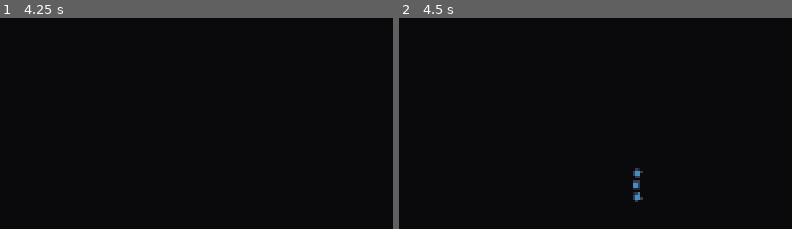
Above: before the commit, frames 1-2 (left to right).
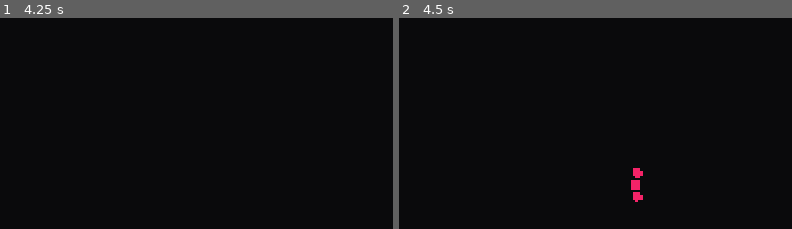
Above: after the commit, the same moments.

Repository: SinaMajdieh/boss-room
Game: Godot game, scene res://scenes/boss_test.tscn
Two runs of this game, one before a commit and one after it. Both use one fixed random seed, a clock stepped at 60 frames per second and the inputs below. This scene is started directly instead of the project's main scene. The engine's default icon, where the game draws it, is replaced by a stand-in: a white triangle on a blue panel in a dark square.
Inputs (mouse positions are % of the whole screen's width and height, from its top left):
- Up to frame 1 (4.25 s): tap Enter at 0.5, 2 s; move the mouse to (73, 48) at 0.52 s; hold D (move_right) 0.53-2.03 s; right-click (73, 48) at 0.6 s; tap Space (jump) at 0.77, 1.25, 1.52, 3.02, 3.77 s; move the mouse to (30, 59) at 1.27 s; click (30, 59) at 1.35 s; move the mouse to (61, 30) at 2.02 s; hold A (move_left) 2.03-2.78 s; hold Tab (cycle_attack) 2.03-2.78 s; move the mouse to (46, 75) at 2.77 s; hold D (move_right) from 2.78 s (still down); tap Shift (dash) at 2.85 s; move the mouse to (81, 69) at 3.52 s; hold Ctrl (lock) from 3.53 s (still down)
- Up to frame 2 (4.5 s): move the mouse to (20, 37) at 4.27 s; release D (move_right) at 4.28 s; release Ctrl (lock) at 4.28 s; hold A (move_left) from 4.28 s (still down); tap Right (shoot) at 4.35 s
The pictures show only the part of the screen within x 28-78%, y 50-100%; the shares and areas given below are measured in that part.

Frame 1 is identical in both runs. In frame 2, 0.3% of the frame differs, in the area x 59-63%, y 71-88%.

Commit message:
added simple sprites for bullets and added bullet collision with environment

Diff:
--- a/scenes/bullet/player_base_bullet.tscn
+++ b/scenes/bullet/player_base_bullet.tscn
@@ -1,7 +1,7 @@
 [gd_scene format=3 uid="uid://cd37l1vht40qa"]
 
 [ext_resource type="Script" uid="uid://ujfgegord43b" path="res://scripts/bullet/base_bullet.gd" id="1_3q2vn"]
-[ext_resource type="Texture2D" uid="uid://cukso4rdmf0aw" path="res://assets/icon.svg" id="2_trfdq"]
+[ext_resource type="Texture2D" uid="uid://dolk7yyk04tj1" path="res://assets/sprites/bullets/base_bullet.png" id="2_o82xt"]
 
 [sub_resource type="RectangleShape2D" id="RectangleShape2D_y25gk"]
 size = Vector2(30, 6)
@@ -12,9 +12,7 @@
 script = ExtResource("1_3q2vn")
 
 [node name="Icon" type="Sprite2D" parent="." unique_id=656665598]
-scale = Vector2(0.3, 0.3)
-texture = ExtResource("2_trfdq")
-region_enabled = true
+texture = ExtResource("2_o82xt")
 region_rect = Rect2(0, 0, 100, 20)
 
 [node name="CollisionShape2D" type="CollisionShape2D" parent="." unique_id=1646836112]
--- a/scenes/bullet/player_charged_bullet_charged.tscn
+++ b/scenes/bullet/player_charged_bullet_charged.tscn
@@ -1,10 +1,10 @@
 [gd_scene format=3 uid="uid://wr48uowejft3"]
 
 [ext_resource type="Script" uid="uid://cef8cv220o1d5" path="res://scripts/bullet/charge_bullet.gd" id="1_rm2aw"]
-[ext_resource type="Texture2D" uid="uid://cukso4rdmf0aw" path="res://assets/icon.svg" id="2_jow84"]
+[ext_resource type="Texture2D" uid="uid://dwjihhmkeyql4" path="res://assets/sprites/bullets/charged_bullet.png" id="2_rm2aw"]
 
 [sub_resource type="CircleShape2D" id="CircleShape2D_bnjno"]
-radius = 17.262676
+radius = 16.0
 
 [node name="Bullet" type="Area2D" unique_id=716996682]
 collision_layer = 0
@@ -13,8 +13,7 @@
 damage = 6.0
 
 [node name="Icon" type="Sprite2D" parent="." unique_id=656665598]
-scale = Vector2(0.2, 0.2)
-texture = ExtResource("2_jow84")
+texture = ExtResource("2_rm2aw")
 region_rect = Rect2(0, 0, 100, 40)
 
 [node name="CollisionShape2D" type="CollisionShape2D" parent="." unique_id=1646836112]
--- a/scenes/bullet/player_charged_bullet_explosive.tscn
+++ b/scenes/bullet/player_charged_bullet_explosive.tscn
@@ -1,10 +1,10 @@
 [gd_scene format=3 uid="uid://d1er3hs53jmln"]
 
 [ext_resource type="Script" uid="uid://cef8cv220o1d5" path="res://scripts/bullet/charge_bullet.gd" id="1_hxaab"]
-[ext_resource type="Texture2D" uid="uid://cukso4rdmf0aw" path="res://assets/icon.svg" id="2_do40w"]
+[ext_resource type="Texture2D" uid="uid://d15ijf7ytd8g" path="res://assets/sprites/bullets/explosive_bullet.png" id="2_hxaab"]
 
 [sub_resource type="CircleShape2D" id="CircleShape2D_bnjno"]
-radius = 25.079872
+radius = 25.0
 
 [node name="Bullet" type="Area2D" unique_id=716996682]
 collision_layer = 0
@@ -14,8 +14,7 @@
 damage = 10.0
 
 [node name="Icon" type="Sprite2D" parent="." unique_id=656665598]
-scale = Vector2(0.3, 0.3)
-texture = ExtResource("2_do40w")
+texture = ExtResource("2_hxaab")
 region_rect = Rect2(0, 0, 100, 40)
 
 [node name="CollisionShape2D" type="CollisionShape2D" parent="." unique_id=1646836112]
--- a/scenes/bullet/player_charged_bullet_undercharged.tscn
+++ b/scenes/bullet/player_charged_bullet_undercharged.tscn
@@ -1,10 +1,10 @@
 [gd_scene format=3 uid="uid://ckf7wrtan8x6q"]
 
 [ext_resource type="Script" uid="uid://cef8cv220o1d5" path="res://scripts/bullet/charge_bullet.gd" id="1_oxjtd"]
-[ext_resource type="Texture2D" uid="uid://cukso4rdmf0aw" path="res://assets/icon.svg" id="2_054gu"]
+[ext_resource type="Texture2D" uid="uid://dqe1fxaua8cbd" path="res://assets/sprites/bullets/undercharged_bullet.png" id="2_oxjtd"]
 
 [sub_resource type="CircleShape2D" id="CircleShape2D_bnjno"]
-radius = 8.246211
+radius = 8.0
 
 [node name="Bullet" type="Area2D" unique_id=716996682]
 collision_layer = 0
@@ -12,8 +12,7 @@
 script = ExtResource("1_oxjtd")
 
 [node name="Icon" type="Sprite2D" parent="." unique_id=656665598]
-scale = Vector2(0.1, 0.1)
-texture = ExtResource("2_054gu")
+texture = ExtResource("2_oxjtd")
 region_rect = Rect2(0, 0, 100, 40)
 
 [node name="CollisionShape2D" type="CollisionShape2D" parent="." unique_id=1646836112]
--- a/scenes/bullet/player_round_about_bullet.tscn
+++ b/scenes/bullet/player_round_about_bullet.tscn
@@ -1,7 +1,7 @@
 [gd_scene format=3 uid="uid://cvw5s7owa3ey1"]
 
 [ext_resource type="Script" uid="uid://moxydn66hajr" path="res://scripts/bullet/round_about.gd" id="1_vuj5a"]
-[ext_resource type="Texture2D" uid="uid://cukso4rdmf0aw" path="res://assets/icon.svg" id="2_wktlh"]
+[ext_resource type="Texture2D" uid="uid://bnkgllwoexetl" path="res://assets/sprites/bullets/round_about_bullet.png" id="2_bnjno"]
 
 [sub_resource type="RectangleShape2D" id="RectangleShape2D_y25gk"]
 size = Vector2(30, 12)
@@ -15,9 +15,7 @@
 life_time = 5.0
 
 [node name="Icon" type="Sprite2D" parent="." unique_id=656665598]
-scale = Vector2(0.3, 0.3)
-texture = ExtResource("2_wktlh")
-region_enabled = true
+texture = ExtResource("2_bnjno")
 region_rect = Rect2(0, 0, 100, 40)
 
 [node name="CollisionShape2D" type="CollisionShape2D" parent="." unique_id=1646836112]
--- a/scenes/bullet/player_spread_bullet.tscn
+++ b/scenes/bullet/player_spread_bullet.tscn
@@ -1,7 +1,7 @@
 [gd_scene format=3 uid="uid://cg6nb2553020a"]
 
 [ext_resource type="Script" uid="uid://ujfgegord43b" path="res://scripts/bullet/base_bullet.gd" id="1_swatm"]
-[ext_resource type="Texture2D" uid="uid://cukso4rdmf0aw" path="res://assets/icon.svg" id="2_4jieq"]
+[ext_resource type="Texture2D" uid="uid://for2006db4it" path="res://assets/sprites/bullets/spread_bullet.png" id="2_swatm"]
 
 [sub_resource type="RectangleShape2D" id="RectangleShape2D_y25gk"]
 
@@ -13,8 +13,7 @@
 life_time = 0.4
 
 [node name="Icon" type="Sprite2D" parent="." unique_id=656665598]
-scale = Vector2(0.15, 0.15)
-texture = ExtResource("2_4jieq")
+texture = ExtResource("2_swatm")
 region_rect = Rect2(0, 0, 100, 20)
 
 [node name="CollisionShape2D" type="CollisionShape2D" parent="." unique_id=1646836112]
--- a/scripts/bullet/base_bullet.gd
+++ b/scripts/bullet/base_bullet.gd
@@ -9,6 +9,7 @@
 
 func _ready() -> void:
 	area_entered.connect(on_hit)
+	body_entered.connect(on_hit)
 	rotate_to_direction()
 
 
@@ -20,7 +21,7 @@
 
 
 ## Handles collision with targets and applies damage.
-func on_hit(target: Area2D) -> void:
+func on_hit(target: Variant) -> void:
 	if not target:
 		return
 	if target.has_method("hurt"):
--- a/scripts/bullet/charge_bullet.gd
+++ b/scripts/bullet/charge_bullet.gd
@@ -12,6 +12,8 @@
 
 
 func _ready() -> void:
+    super()
+    monitoring = false
     timer = charge_time
 
 
@@ -29,7 +31,7 @@
 ## Call this after charging is complete to release the projectile.
 func release() -> void:
     shot = true
-    area_entered.connect(on_hit)
+    monitoring = true
 
 
 ## Moves the bullet along its direction vector and removes it when life_time expires.
Binary file added: assets/sprites/bullets/base_bullet.aseprite
Binary file added: assets/sprites/bullets/base_bullet.png
Binary file added: assets/sprites/bullets/charged_bullet.aseprite
Binary file added: assets/sprites/bullets/charged_bullet.png
Binary file added: assets/sprites/bullets/explosive_bullet.aseprite
Binary file added: assets/sprites/bullets/explosive_bullet.png
Binary file added: assets/sprites/bullets/round_about_bullet.aseprite
Binary file added: assets/sprites/bullets/round_about_bullet.png
Binary file added: assets/sprites/bullets/spread_bullet.aseprite
Binary file added: assets/sprites/bullets/spread_bullet.png
Binary file added: assets/sprites/bullets/undercharged_bullet.aseprite
Binary file added: assets/sprites/bullets/undercharged_bullet.png
